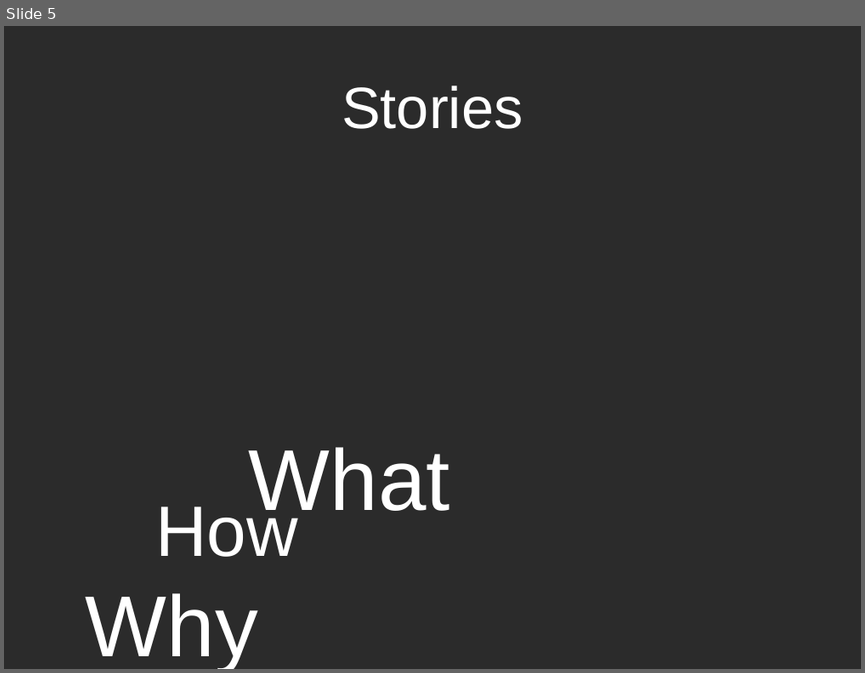
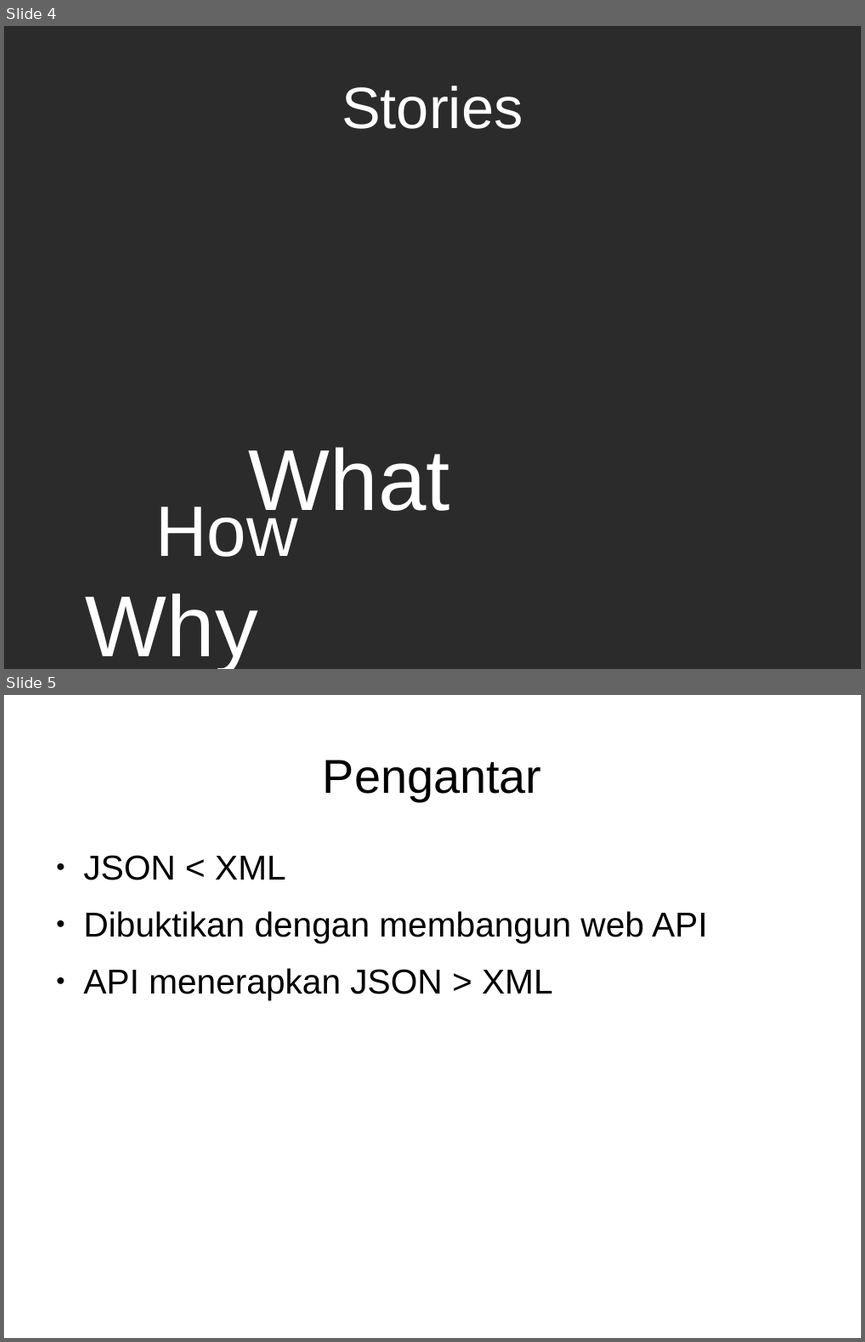
Before and after one commit to muhammadghazali/ghanoz-json-skripsi, a slide deck: slide-presentasi/presentasi-tugas-akhir.odp. Shown one above the other, each under a label of ours: slide 5 before the commit, slides 4 and 5 after it. The pictures are 865x673 and 865x1342 pixels, drawn with LibreOffice and Linux fonts; fonts in the diff are those of the drawing; background and template pictures are left out; a plain dark background stands for a picture behind light text. Boxes give left, top, right and bottom in pixels: in the first picture for what was removed or moved away, otherwise in the second. Text is boxed around its words. In the diff, an @@ line names an element or a change of style, - is before the commit and + after.

Commit message:
Menambahkan beberapa bagian tentang rumusan masalah, batasan masalah, pengantar

```diff
--- a/slide-presentasi/presentasi-tugas-akhir.odp
+++ b/slide-presentasi/presentasi-tugas-akhir.odp
@@ slide 5 added at (4,695,861,1338), background #FFFFFF @@
@@ title added at (323,760,542,801), 44 pt, text #000000 @@
+Pengantar
@@ text added at (84,855,707,999), 32 pt, text #000000 @@
+● JSON < XML
+● Dibuktikan dengan membangun web API
+● API menerapkan JSON > XML
@@ what was slide 5 is now slide 4 @@
```
Also in this commit, not shown: 2 slides changed, 7 other slides added, 3 slides removed, 4 other files.
